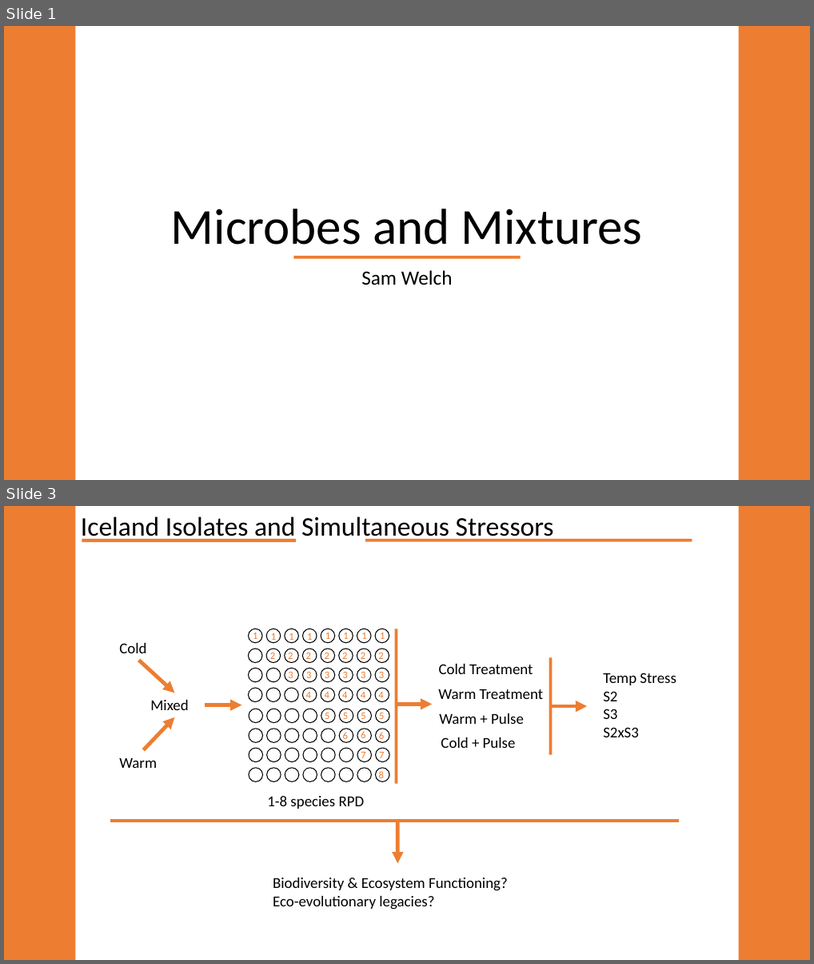
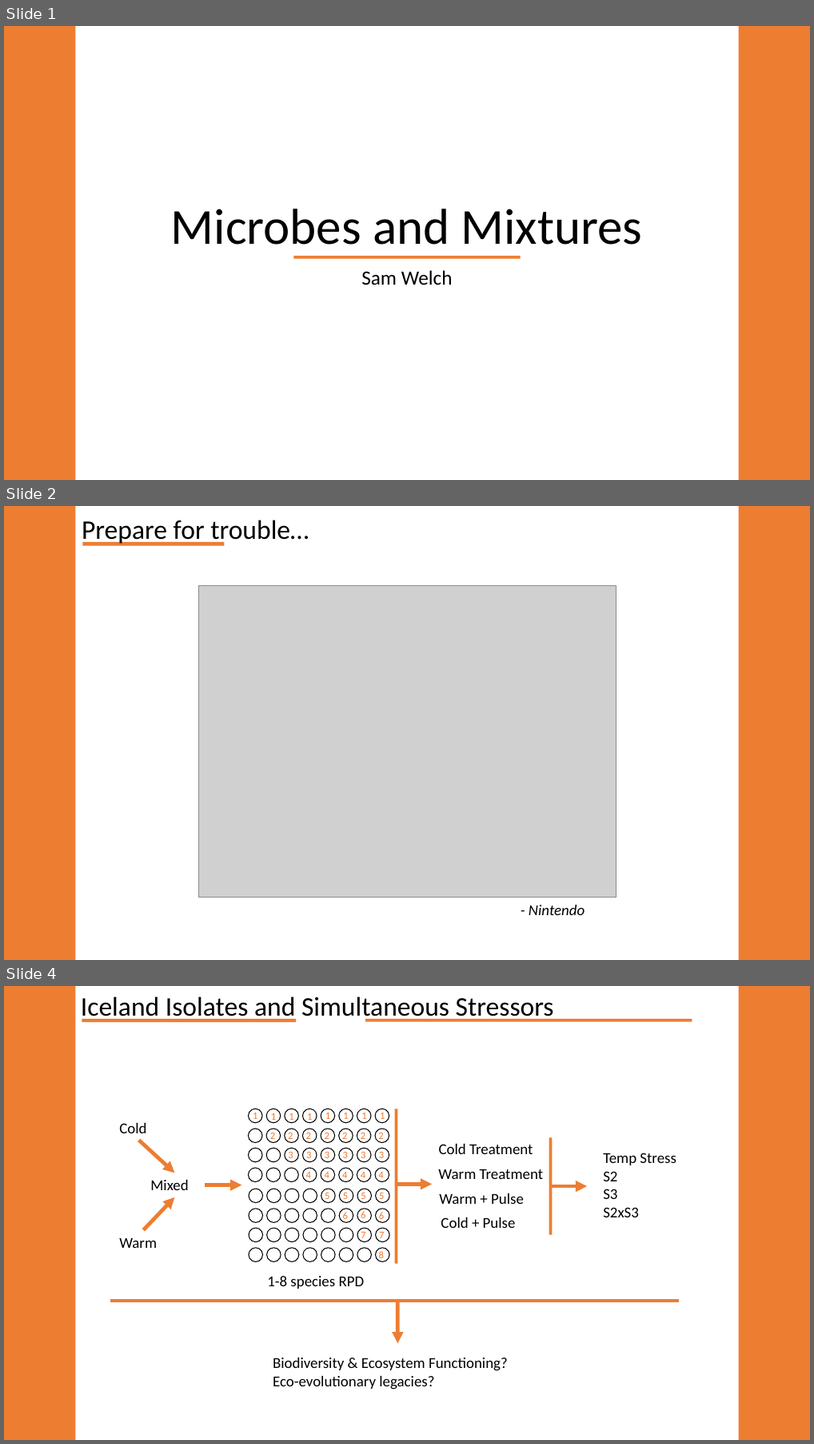
Before and after one commit to samawelch/MScProject, a slide deck: Drafts/MixToxJam.pptx. Shown one above the other, each under a label of ours: slides 1 and 3 before the commit, slides 1, 2 and 4 after it; the slides between them are not shown. The pictures are 814x964 and 814x1444 pixels, drawn with LibreOffice and Linux fonts; fonts in the diff are those of the drawing; grey boxes stand for pictures. Boxes give left, top, right and bottom in pixels: in the first picture for what was removed or moved away, otherwise in the second. Text is boxed around its words. In the diff, an @@ line names an element or a change of style, - is before the commit and + after.

```diff
--- a/Drafts/MixToxJam.pptx
+++ b/Drafts/MixToxJam.pptx
@@ slide 2 added at box(4, 506, 810, 960), background #FFFFFF @@
@@ rectangle added at box(4, 506, 75, 960), fill #ED7D31 @@
@@ title added at box(82, 520, 309, 546), 32 pt, text #000000 @@
+Prepare for trouble…
@@ rectangle added at box(739, 506, 810, 960), fill #ED7D31 @@
@@ rectangle added at box(82, 542, 224, 545), fill #ED7D31 @@
@@ picture added at box(198, 585, 616, 896) @@
@@ text added at box(529, 904, 585, 915), 18 pt, text #000000, italic @@
+- Nintendo
@@ what was slide 3 is now slide 4 @@
```
Also in this commit, not shown: 1 other slide added, 1 slide removed, 9 other files.
